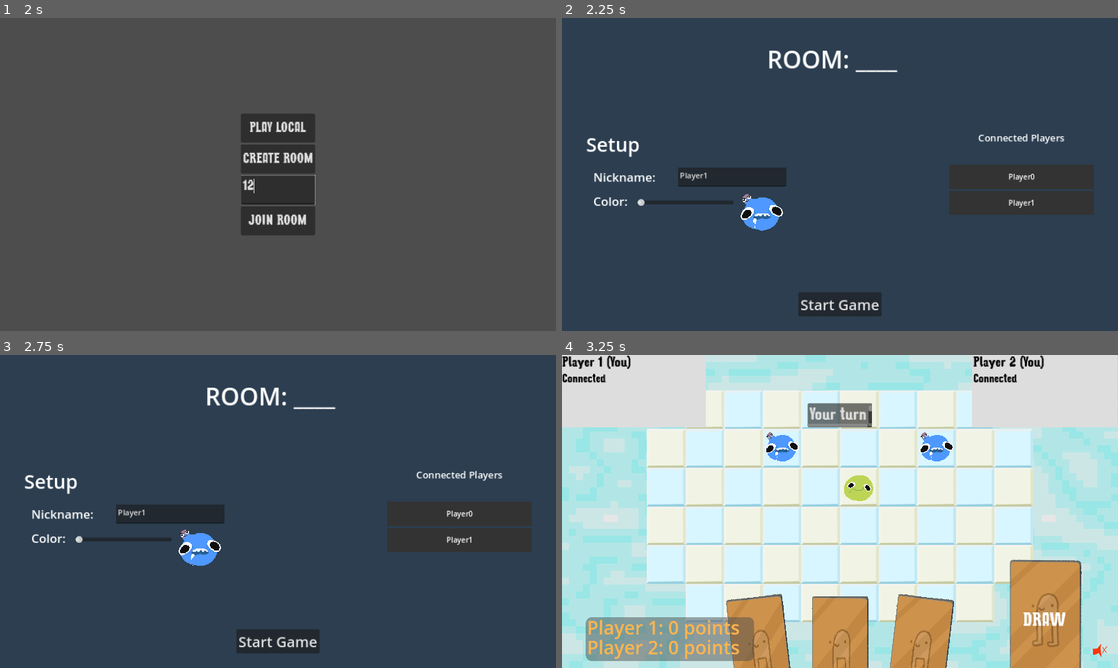
Above: before the commit, frames 1-4 (two rows, left to right).
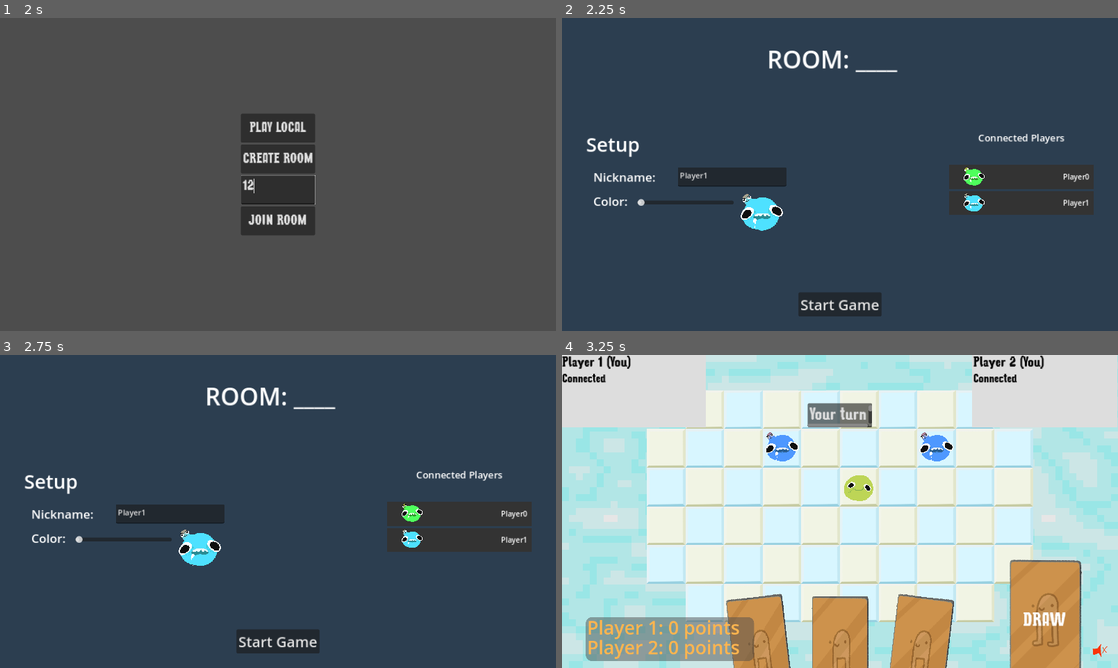
Above: after the commit, the same moments.

Repository: patator62180/GDWL_67
Game: Godot game, scene res://scenes/main/main.tscn
Two runs of this game, one before a commit and one after it. Both use one fixed random seed, a clock stepped at 60 frames per second and the inputs below.
Inputs (mouse positions are in pixels of both pictures, inside the frame that each line leads up to):
- Up to frame 1 (2 s): click "[FAKE] Start as player (local)" at 0.5 s; click (278, 190) at 1.27 s; type "12" at 1.35 s
- Up to frame 2 (2.25 s): click "PLAY LOCAL" at 2 s
- Up to frame 3 (2.75 s): no input
- Up to frame 4 (3.25 s): click "Start Game" at 2.75 s

Frame 1 is identical in both runs. In frame 2, 1.0% of the frame differs, in the area x 32-95%, y 47-68%; in frame 3, 1.0%; in frame 4, nothing differs.

Commit message:
share color change in lobby

Diff:
--- a/scenes/HUD/hud.tscn
+++ b/scenes/HUD/hud.tscn
@@ -44,7 +44,7 @@
 properties/1/spawn = true
 properties/1/replication_mode = 1
 
-[node name="HUD" type="CanvasLayer" node_paths=PackedStringArray("player_cards", "hand", "your_turn_label", "other_player_turn_label", "win_label", "lose_label", "horizontal_slider", "score_card", "mute_button")]
+[node name="HUD" type="CanvasLayer" node_paths=PackedStringArray("player_cards", "hand", "your_turn_label", "other_player_turn_label", "win_label", "lose_label", "score_card", "mute_button")]
 script = ExtResource("1_wj8wa")
 player_cards = [NodePath("PlayerCards/PlayerCard0Anchor/PlayerCard0"), NodePath("PlayerCards/PlayerCard1Anchor/PlayerCard1"), NodePath("PlayerCards/PlayerCard2Anchor/PlayerCard2"), NodePath("PlayerCards/PlayerCard3Anchor/PlayerCard3")]
 hand = NodePath("Hand")
@@ -52,7 +52,6 @@
 other_player_turn_label = NodePath("OtherPlayerTurnLabel")
 win_label = NodePath("YouWinLabel")
 lose_label = NodePath("YouLostLabel")
-horizontal_slider = NodePath("")
 score_card = NodePath("ScoreCard")
 mute_button = NodePath("MuteSound")
 
--- a/scenes/game/game.gd
+++ b/scenes/game/game.gd
@@ -17,10 +17,12 @@
 class PeerPlayer:
 	var peer_id: int
 	var nickname: String
+	var color: float
 
 	func _init(peer_id: int):
 		self.peer_id = peer_id
 		self.nickname = 'Player%d' % peer_id
+		self.color = randf()
 
 var peer_players: Array[PeerPlayer] = []
 var is_game_over: bool = false
@@ -72,7 +74,13 @@
 func update_nickname(player_index: int, nickname: String):
 	if player_index <= len(peer_players) - 1:
 		peer_players[player_index].nickname = nickname
-		Mediator.instance.call_on_players(player_controller.update_connected_player, player_index, nickname)
+		Mediator.instance.call_on_players(player_controller.update_connected_player, player_index, nickname, peer_players[player_index].color)
+
+@rpc('any_peer')
+func update_color(player_index: int, color: float):
+	if player_index <= len(peer_players) - 1:
+		peer_players[player_index].color = color
+		Mediator.instance.call_on_players(player_controller.update_connected_player, player_index, peer_players[player_index].nickname, color)
 
 func respawn_host():
 	spawn_host(Vector2(randi_range(-3,3), randi_range(-2,2)))
@@ -186,7 +194,7 @@
 	Mediator.instance.call_on_player(id, player_controller.assign_player, player_index)
 
 	for peer_player_index in range(len(peer_players)):
-		Mediator.instance.call_on_players(player_controller.update_connected_player, peer_player_index, peer_players[peer_player_index].nickname)
+		Mediator.instance.call_on_players(player_controller.update_connected_player, peer_player_index, peer_players[peer_player_index].nickname, peer_players[peer_player_index].color)
 
 	if player_index == 1:
 		Mediator.instance.call_on_player(peer_players[0].peer_id, player_controller.give_start_game_permission)
--- a/scenes/game/player_controller.gd
+++ b/scenes/game/player_controller.gd
@@ -46,14 +46,18 @@
 	hud.player_cards[player_index].assign()
 
 @rpc('authority')
-func update_connected_player(player_index: int, nickname: String):
-	lobby.update_connected_player(player_index, nickname)
+func update_connected_player(player_index: int, nickname: String, color: float):
+	lobby.update_connected_player(player_index, nickname, color)
 
 	if player_index == self.player_index:
 		lobby.nickname = nickname
+		lobby.color = color
 
 func on_nickname_edited(nickname: String):
 	Mediator.instance.call_on_server(game.update_nickname, player_index, nickname)
+
+func on_color_changed(color: float):
+	Mediator.instance.call_on_server(game.update_color, player_index, color)
 
 func is_player_active_turn():
 	return player_index_playing == player_index and game_turn_state == TurnState.PLAYER_TURN
@@ -104,3 +108,4 @@
 	hud.hand.draw_card_for_turn.connect(on_card_draw)
 	grid.wall_click.connect(on_wall_click)
 	lobby.nickname_edited.connect(on_nickname_edited)
+	lobby.color_changed.connect(on_color_changed)
--- /dev/null
+++ b/scenes/lobby/connected_player.gd
@@ -0,0 +1,14 @@
+extends Control
+
+class_name ConnectedPlayer
+
+@export var label: Label
+@export var player: Player
+
+var nickname: String = "":
+	set(value):
+		label.text = value
+
+var color: float = 0:
+	set(value):
+		player.color = value
--- /dev/null
+++ b/scenes/lobby/connected_player.tscn
@@ -0,0 +1,43 @@
+[gd_scene load_steps=3 format=3 uid="uid://b8f8j4dualeev"]
+
+[ext_resource type="Script" path="res://scenes/lobby/connected_player.gd" id="1_h6eg3"]
+[ext_resource type="PackedScene" uid="uid://bef6pckymx8bi" path="res://scenes/player/player.tscn" id="2_g5iu7"]
+
+[node name="ConnectedPlayer" type="Control" node_paths=PackedStringArray("label", "player")]
+custom_minimum_size = Vector2(300, 50)
+layout_mode = 3
+anchors_preset = 0
+script = ExtResource("1_h6eg3")
+label = NodePath("Label")
+player = NodePath("Player")
+
+[node name="Background" type="ColorRect" parent="."]
+layout_mode = 1
+anchors_preset = 15
+anchor_right = 1.0
+anchor_bottom = 1.0
+grow_horizontal = 2
+grow_vertical = 2
+color = Color(0.2, 0.2, 0.2, 1)
+
+[node name="Label" type="Label" parent="."]
+layout_mode = 1
+anchors_preset = -1
+anchor_left = 1.0
+anchor_top = 0.5
+anchor_right = 1.0
+anchor_bottom = 0.5
+offset_left = -54.0
+offset_top = -11.0
+offset_right = -10.0
+offset_bottom = 11.0
+grow_horizontal = 0
+grow_vertical = 2
+theme_override_font_sizes/font_size = 15
+text = "Player1"
+horizontal_alignment = 2
+vertical_alignment = 1
+
+[node name="Player" parent="." instance=ExtResource("2_g5iu7")]
+position = Vector2(26.915, 0)
+scale = Vector2(0.5, 0.5)
--- a/scenes/lobby/lobby.gd
+++ b/scenes/lobby/lobby.gd
@@ -4,6 +4,7 @@
 
 signal started_game
 signal nickname_edited
+signal color_changed
 
 @export var start_button: Button
 @export var screen_title: Label
@@ -18,6 +19,10 @@
 		if value != nickname_edit.text:
 			nickname_edit.text = value
 
+var color: float = 0:
+	set(value):
+		color_picker_player_preview.color = value
+
 func _ready():
 	if Mediator.instance and Mediator.instance.is_server(false):
 		close()
@@ -29,25 +34,30 @@
 	queue_free()
 
 func on_color_slider_changed(value: float):
-	color_picker_player_preview.color = value / 1000
+	var color = value / 1000
+
+	color_picker_player_preview.color = color
+	color_changed.emit(color)
 
 func on_text_changed():
 	if len(nickname_edit.text) >= 1:
 		nickname_edited.emit(nickname_edit.text)
 
-func update_connected_player(index: int, nickname: String):
+func update_connected_player(index: int, nickname: String, color: float):
 	var list_items = connected_players_list.get_children()
 
 	if index > len(list_items) - 1:
-		add_connected_player(nickname)
+		add_connected_player(nickname, color)
 	else:
 		var connected_player = list_items[index] as ConnectedPlayer
 		connected_player.nickname = nickname
+		connected_player.color = color
 
-func add_connected_player(nickname: String):
+func add_connected_player(nickname: String, color: float):
 	var list_item = connected_player_scene.instantiate() as ConnectedPlayer
 
 	list_item.nickname = nickname
+	list_item.color = color
 	connected_players_list.add_child(list_item)
 
 func set_can_start_game():
--- a/scenes/lobby/lobby.tscn
+++ b/scenes/lobby/lobby.tscn
@@ -1,14 +1,14 @@
 [gd_scene load_steps=4 format=3 uid="uid://d3q7s8lnam8nw"]
 
 [ext_resource type="Script" path="res://scenes/lobby/lobby.gd" id="1_061j6"]
-[ext_resource type="PackedScene" uid="uid://b8f8j4dualeev" path="res://scenes/menus/connected_player.tscn" id="2_al2yg"]
+[ext_resource type="PackedScene" uid="uid://b8f8j4dualeev" path="res://scenes/lobby/connected_player.tscn" id="2_37kpl"]
 [ext_resource type="PackedScene" uid="uid://bef6pckymx8bi" path="res://scenes/player/player.tscn" id="3_4stck"]
 
 [node name="Lobby" type="CanvasLayer" node_paths=PackedStringArray("start_button", "screen_title", "connected_players_list", "nickname_edit", "color_slider", "color_picker_player_preview")]
 script = ExtResource("1_061j6")
 start_button = NodePath("Container/StartButton")
 screen_title = NodePath("Container/Title")
-connected_player_scene = ExtResource("2_al2yg")
+connected_player_scene = ExtResource("2_37kpl")
 connected_players_list = NodePath("Container/ConnectedPlayers/VBoxContainer")
 nickname_edit = NodePath("Container/Setup/Nickname/TextEdit")
 color_slider = NodePath("Container/Setup/Color/ColorPicker/Slider")
--- a/scenes/menus/connected_player.gd
+++ /dev/null
@@ -1,10 +0,0 @@
-extends Control
-
-class_name ConnectedPlayer
-
-@export var label: Label
-
-
-var nickname: String = "":
-    set(value):
-        label.text = value
--- a/scenes/menus/connected_player.tscn
+++ /dev/null
@@ -1,31 +0,0 @@
-[gd_scene load_steps=2 format=3 uid="uid://b8f8j4dualeev"]
-
-[ext_resource type="Script" path="res://scenes/menus/connected_player.gd" id="1_3vlpe"]
-
-[node name="ConnectedPlayer" type="Control" node_paths=PackedStringArray("label")]
-custom_minimum_size = Vector2(300, 50)
-layout_mode = 3
-anchors_preset = 0
-script = ExtResource("1_3vlpe")
-label = NodePath("Label")
-
-[node name="Background" type="ColorRect" parent="."]
-layout_mode = 1
-anchors_preset = 15
-anchor_right = 1.0
-anchor_bottom = 1.0
-grow_horizontal = 2
-grow_vertical = 2
-color = Color(0.2, 0.2, 0.2, 1)
-
-[node name="Label" type="Label" parent="."]
-layout_mode = 1
-anchors_preset = 15
-anchor_right = 1.0
-anchor_bottom = 1.0
-grow_horizontal = 2
-grow_vertical = 2
-theme_override_font_sizes/font_size = 15
-text = "Player1"
-horizontal_alignment = 1
-vertical_alignment = 1
